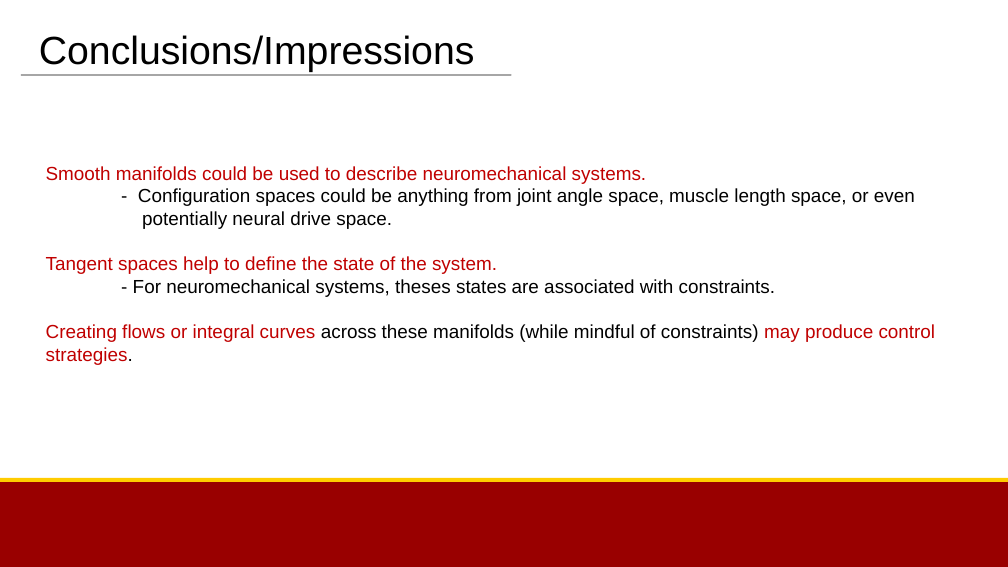
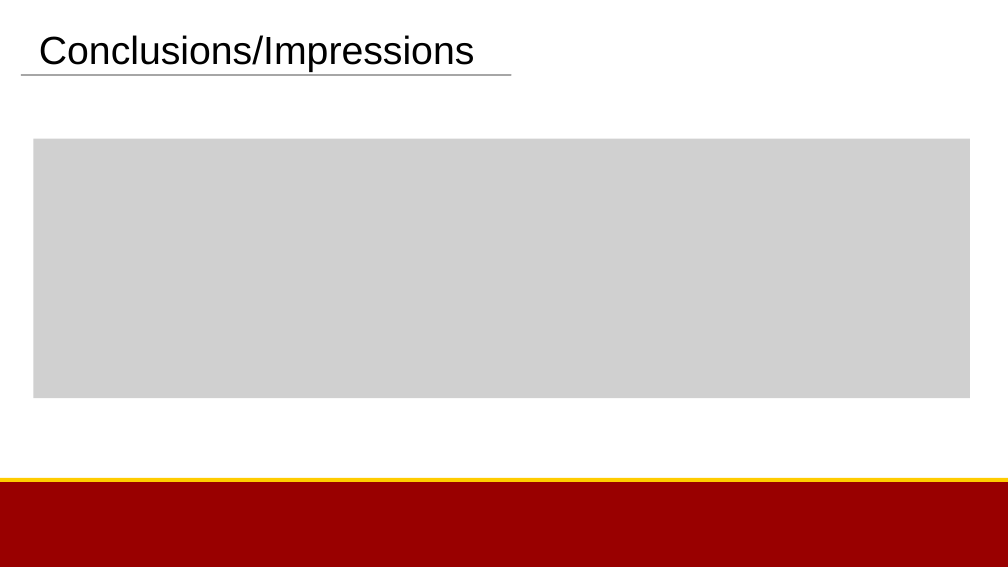
Before and after one commit to bc/Documents, a slide deck: slide 6 of BME790_Sp2017/Week2Summary.pptx (slide 7 before the commit). Drawn at 1008x567 pixels with LibreOffice and Linux fonts; fonts in the diff are those of the drawing; grey boxes stand for pictures; background and template pictures are left out. Boxes give left, top, right and bottom in pixels: in the first picture for what was removed or moved away, otherwise in the second. Text is boxed around its words. In the diff, an @@ line names an element or a change of style, - is before the commit and + after.

```diff
--- a/BME790_Sp2017/Week2Summary.pptx
+++ b/BME790_Sp2017/Week2Summary.pptx
@@ picture added at [33, 138, 970, 398] @@
@@ text removed at [46, 166, 936, 365] @@
-Smooth manifolds could be used to describe neuromechanical systems.
-- Configuration spaces could be anything from joint angle space, muscle length space, or even
-potentially neural drive space.
-Tangent spaces help to define the state of the system.
-- For neuromechanical systems, theses states are associated with constraints.
-Creating flows or integral curves across these manifolds (while mindful of constraints) may produce control
-strategies.
```
Also in this commit, not shown: 1 other slide changed, 4 slides added, 5 slides removed, 2 other files.
